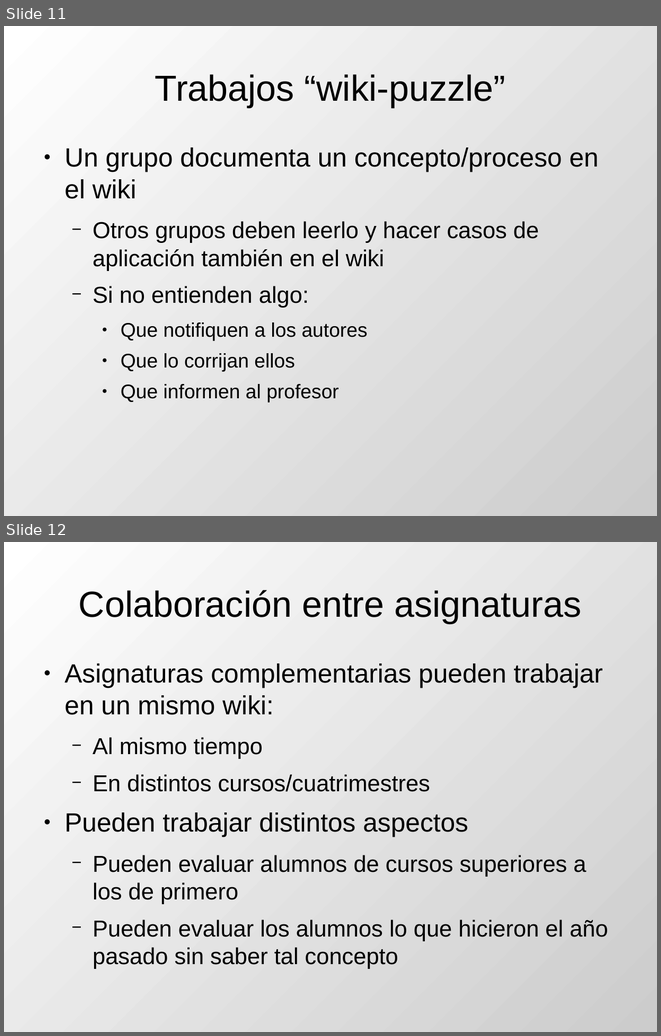
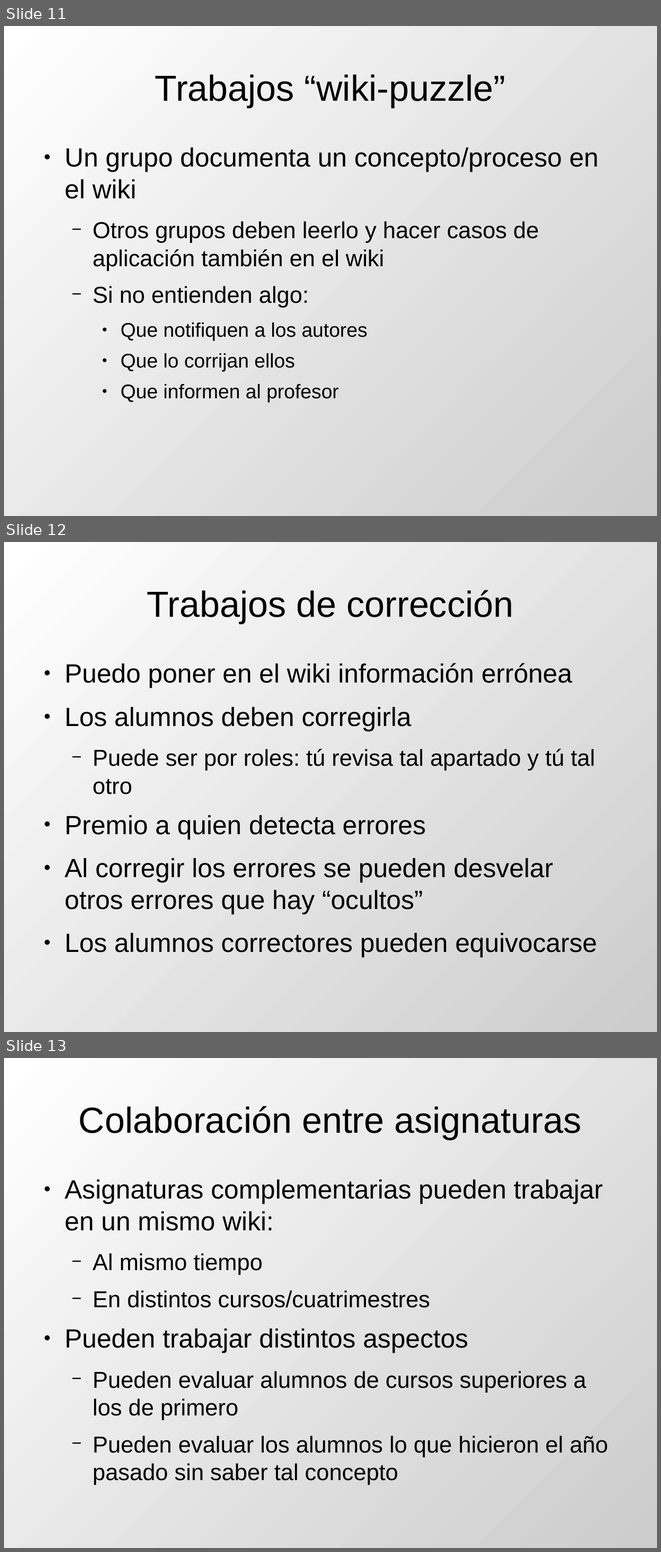
Before and after one commit to DrPantera/wikis4education, a slide deck: uca-2013_07/tema-2-WikisEnEducacion.odp. Shown one above the other, each under a label of ours: slides 11 and 12 before the commit, slides 11, 12 and 13 after it. The pictures are 661x1036 and 661x1552 pixels, drawn with LibreOffice and Linux fonts; fonts in the diff are those of the drawing. Boxes give left, top, right and bottom in pixels: in the first picture for what was removed or moved away, otherwise in the second. Text is boxed around its words. In the diff, an @@ line names an element or a change of style, - is before the commit and + after.

```diff
--- a/uca-2013_07/tema-2-WikisEnEducacion.odp
+++ b/uca-2013_07/tema-2-WikisEnEducacion.odp
@@ slide 12 added at (x1=4, y1=542, x2=657, y2=1032), background gradient #FFFFFF to #CCCCCC @@
@@ title added at (x1=147, y1=590, x2=513, y2=623), 44 pt, text #000000 @@
+Trabajos de corrección
@@ text added at (x1=64, y1=663, x2=597, y2=957), 32 pt, text #000000 @@
+● Puedo poner en el wiki información errónea
+● Los alumnos deben corregirla
+  − Puede ser por roles: tú revisa tal apartado y tú tal otro
+● Premio a quien detecta errores
+● Al corregir los errores se pueden desvelar otros errores que hay “ocultos”
+● Los alumnos correctores pueden equivocarse
@@ what was slide 12 is now slide 13 @@
```
Also in this commit, not shown: 4 other files.
